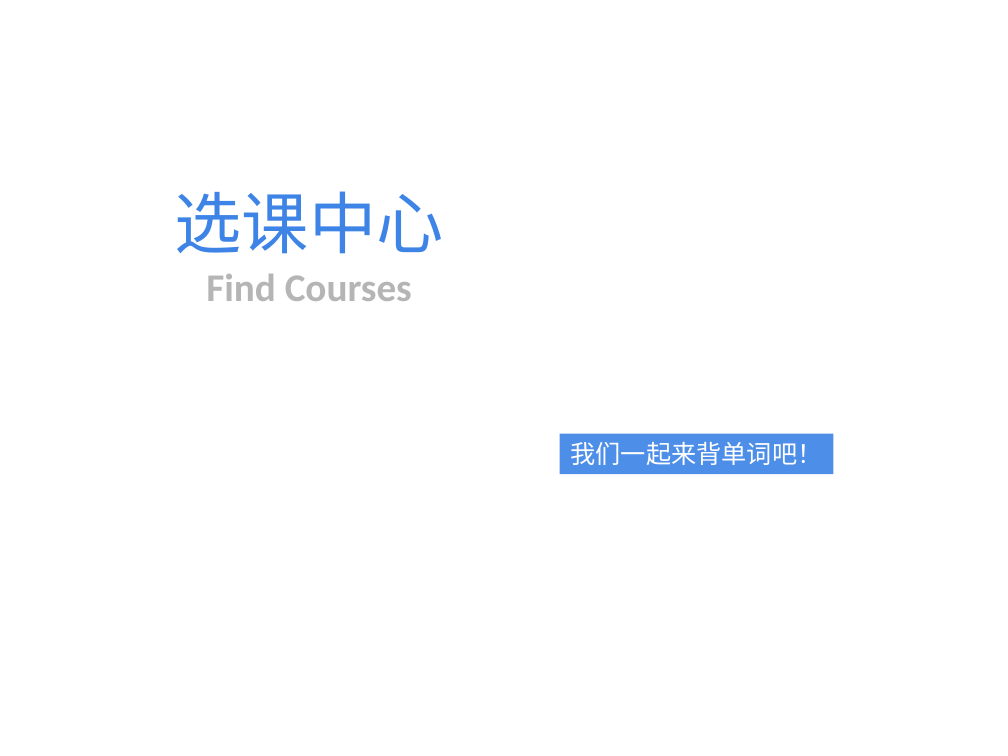
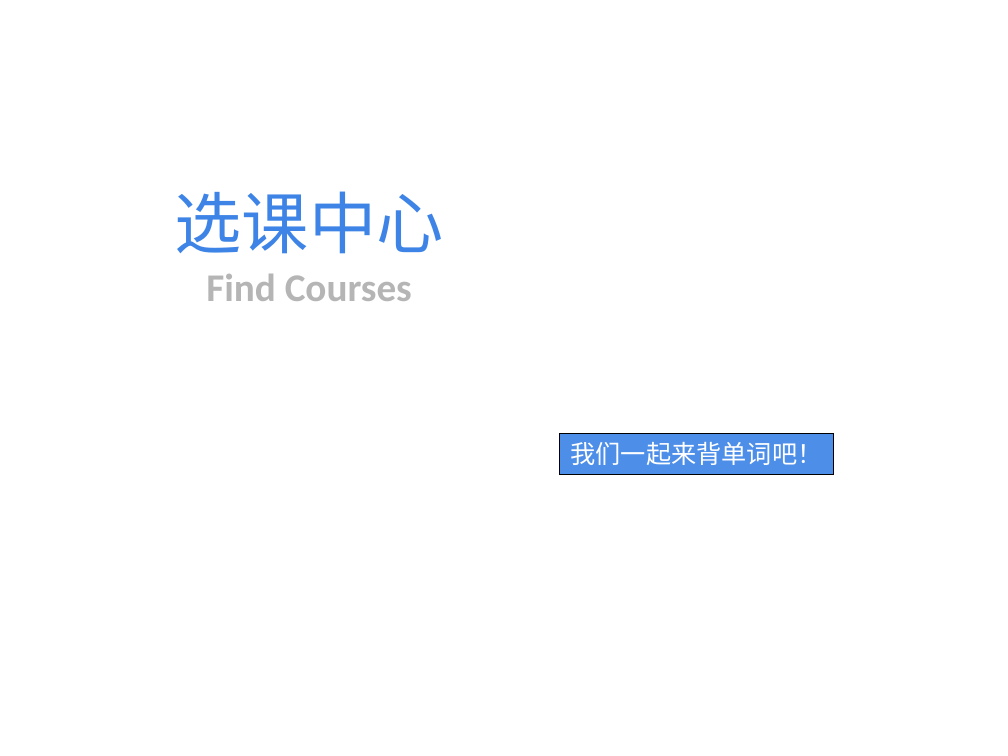
Before and after one commit to Christy11/Entries-Online-Program-master, a slide deck: slide 2 of 图标设计.ppt. Drawn at 1008x756 pixels with LibreOffice and Linux fonts; fonts in the diff are those of the drawing. Boxes give left, top, right and bottom in pixels: in the first picture for what was removed or moved away, otherwise in the second. Text is boxed around its words. In the diff, an @@ line names an element or a change of style, - is before the commit and + after.

```diff
--- a/图标设计.ppt
+++ b/图标设计.ppt
@@ rectangle "我们一起来背单词吧！" at bbox=[559, 433, 834, 474]: outline none to #000000 0.74 pt @@
```
Also in this commit, not shown: 1 slide added, 1 slide removed, 14 other files.
